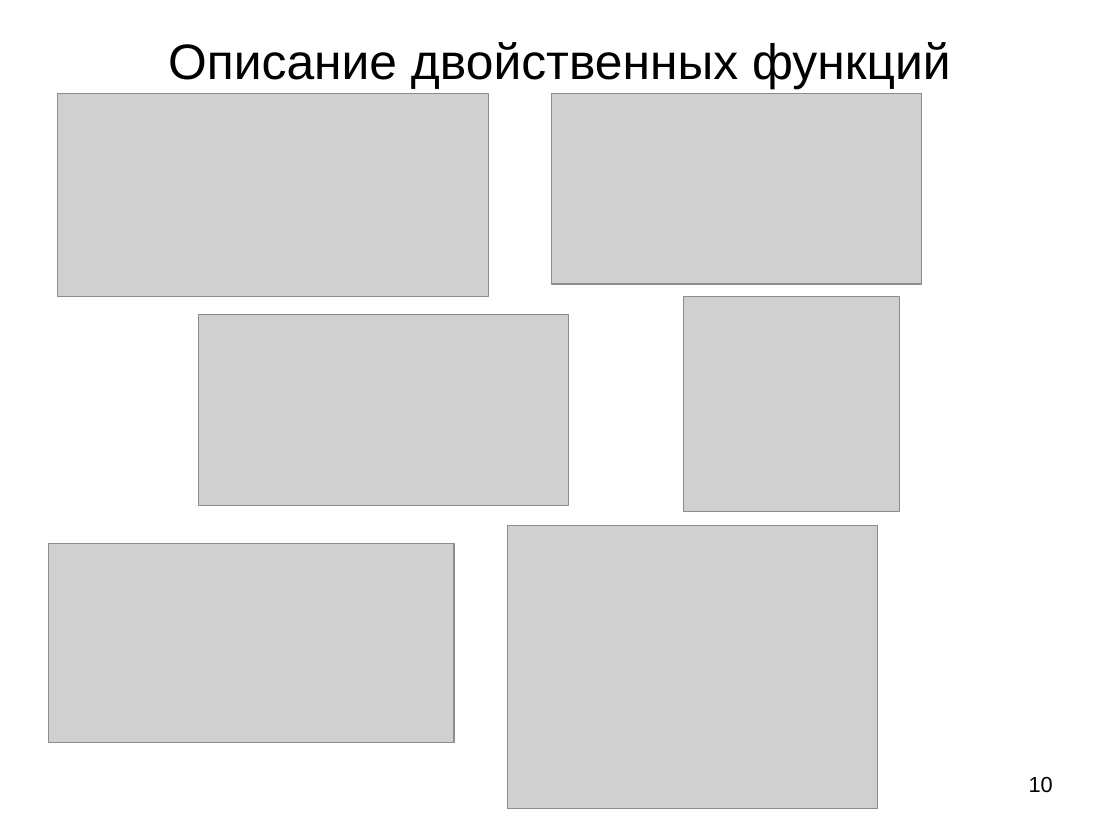
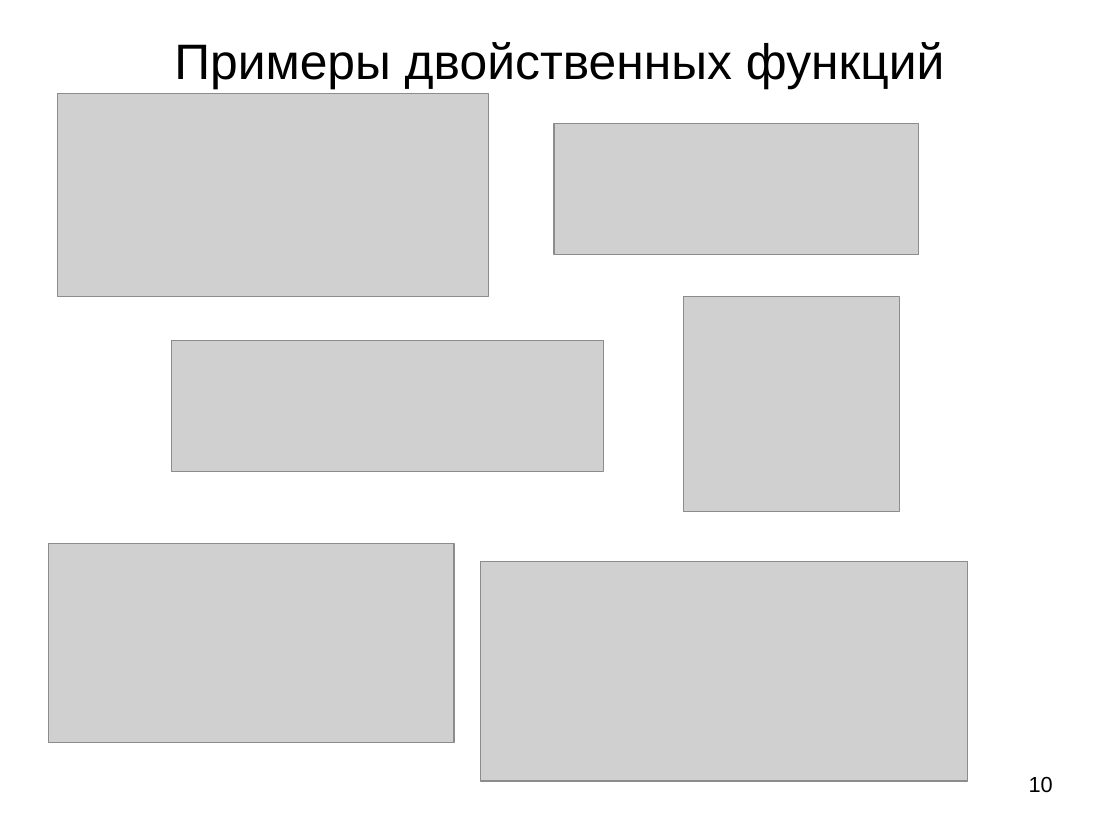
Before and after one commit to zingibertram/thesis-dissertation, a slide deck: slide 10 of Отчёт/Презентация.ppt. Drawn at 1120x840 pixels with LibreOffice and Linux fonts; fonts in the diff are those of the drawing; grey boxes stand for pictures. Boxes give left, top, right and bottom in pixels: in the first picture for what was removed or moved away, otherwise in the second. Text is boxed around its words. In the diff, an @@ line names an element or a change of style, - is before the commit and + after.

```diff
--- a/Отчёт/Презентация.ppt
+++ b/Отчёт/Презентация.ppt
@@ title at [174, 42, 945, 89]: text changed @@
-Описание двойственных функций
+Примеры двойственных функций
@@ picture: place and size @@
-picture at [551, 94, 922, 284]
+picture at [554, 123, 920, 253]
@@ picture: place and size @@
-picture at [198, 315, 569, 506]
+picture at [171, 340, 603, 472]
@@ picture: place and size @@
-picture at [507, 525, 878, 809]
+picture at [480, 561, 968, 781]
```
Also in this commit, not shown: 5 other slides changed, 5 slides added, 5 slides removed, 7 other files.
